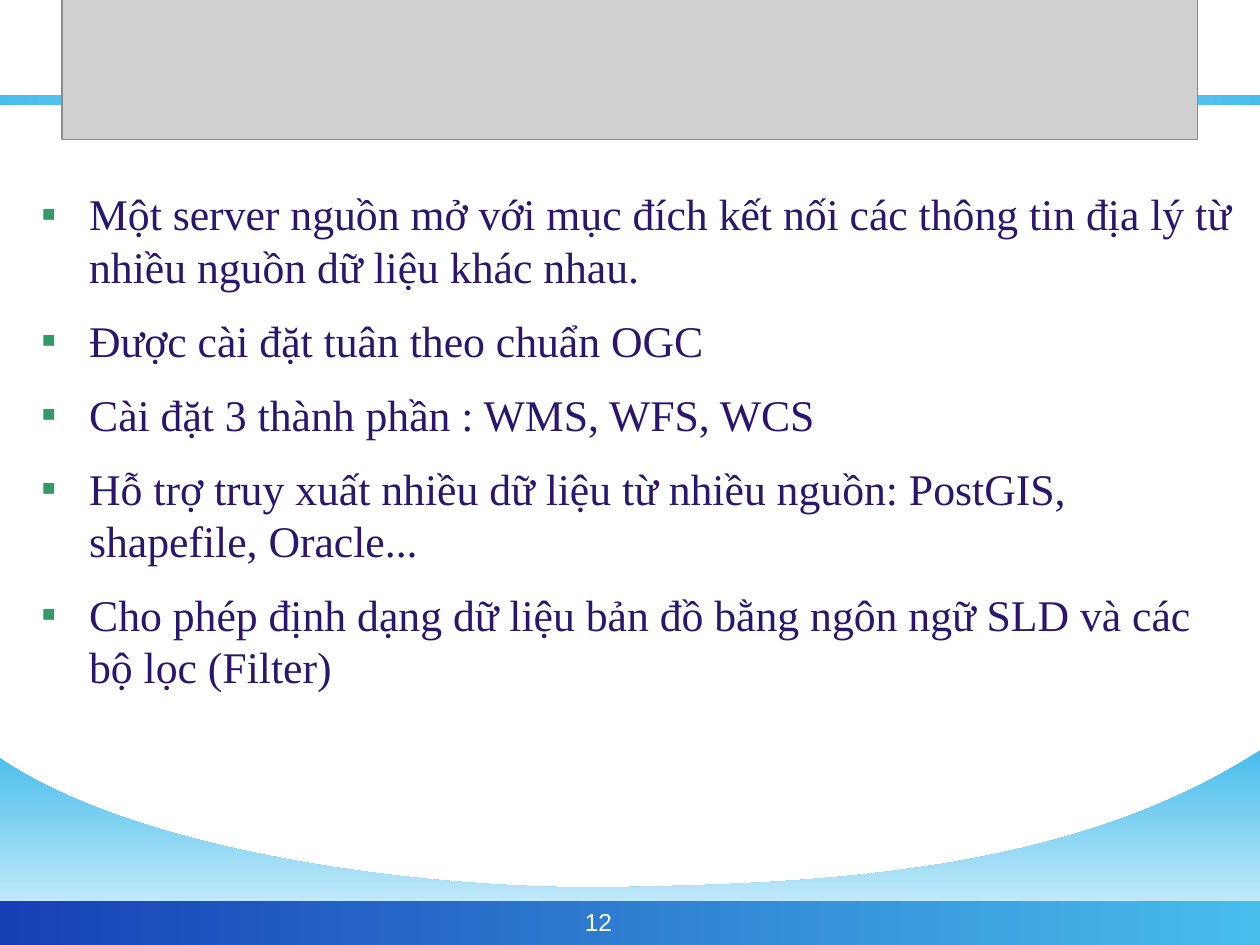
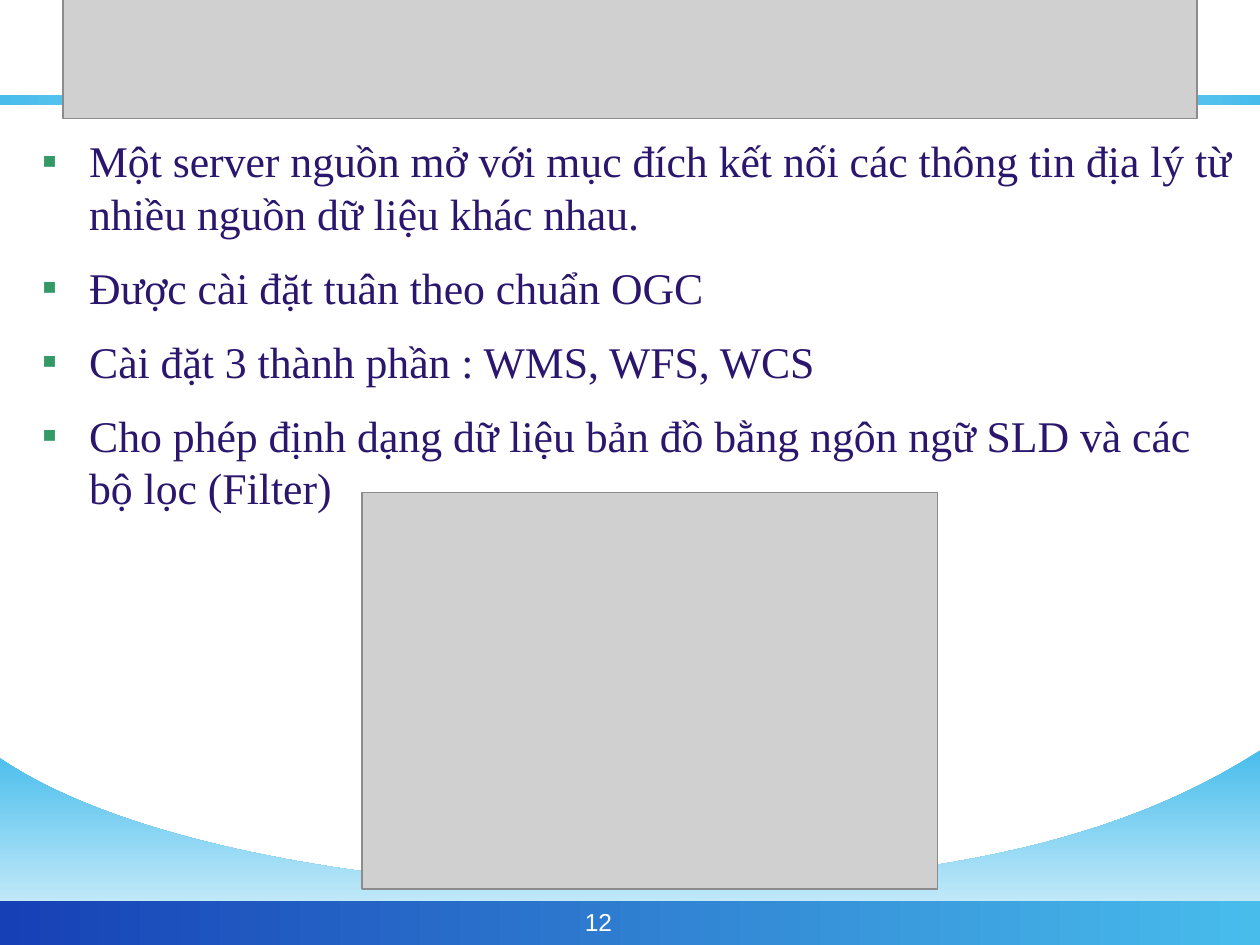
Before and after one commit to phamngsinh/cantho-webgis, a slide deck: slide 12 of Document/Bao Cao/BaoCaoLuanVan3.ppt. Drawn at 1260x945 pixels with LibreOffice and Linux fonts; fonts in the diff are those of the drawing; grey boxes stand for pictures; background and template pictures are left out. Boxes give left, top, right and bottom in pixels: in the first picture for what was removed or moved away, otherwise in the second. Text is boxed around its words. In the diff, an @@ line names an element or a change of style, - is before the commit and + after.

```diff
--- a/Document/Bao Cao/BaoCaoLuanVan3.ppt
+++ b/Document/Bao Cao/BaoCaoLuanVan3.ppt
@@ picture: place and size @@
-picture at <box>62,0,1197,140</box>
+picture at <box>63,0,1197,118</box>
@@ text at <box>89,472,1066,566</box>: paragraph removed @@
-▪ Hỗ trợ truy xuất nhiều dữ liệu từ nhiều nguồn: PostGIS, shapefile, Oracle...
@@ picture added at <box>362,493,937,890</box> @@
```
Also in this commit, not shown: 28 other slides changed, 1 slide removed.
